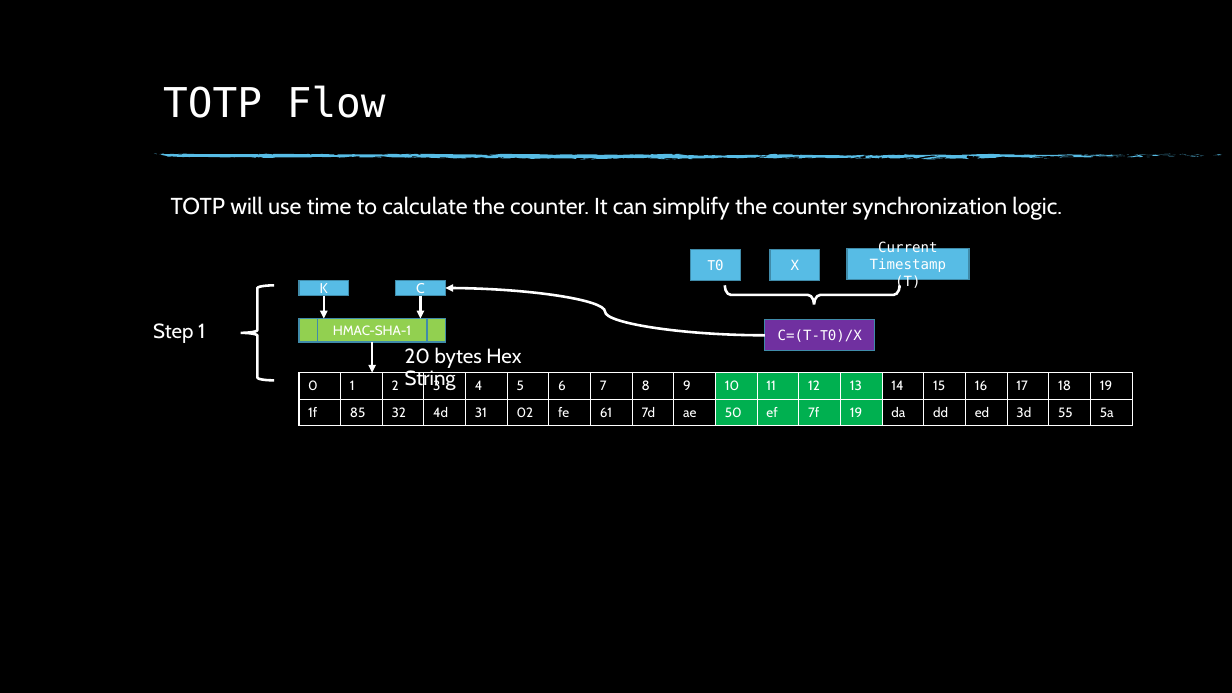
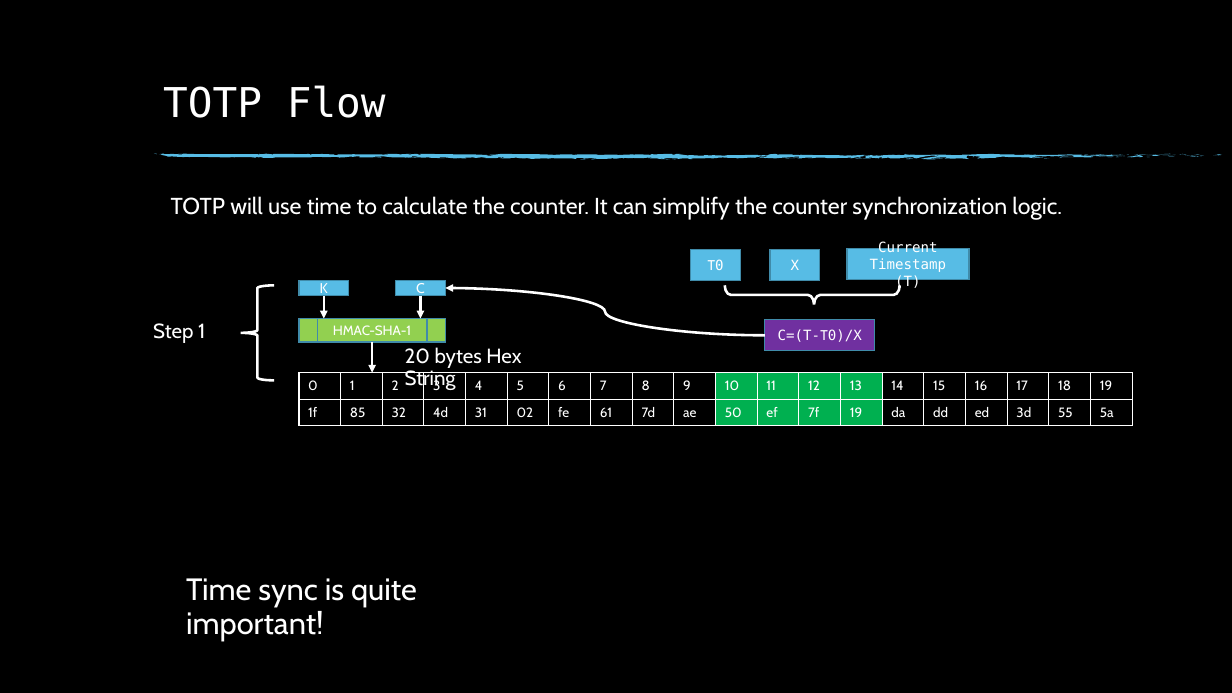
Before and after one commit to BlackUmbrella/alien, a slide deck: slide 11 of Google Authenticator.pptx (slide 9 before the commit). Drawn at 1232x693 pixels with LibreOffice and Linux fonts; fonts in the diff are those of the drawing; background and template pictures are left out. Boxes give left, top, right and bottom in pixels: in the first picture for what was removed or moved away, otherwise in the second. Text is boxed around its words. In the diff, an @@ line names an element or a change of style, - is before the commit and + after.

```diff
--- a/Google Authenticator.pptx
+++ b/Google Authenticator.pptx
@@ text added at bbox=[186, 578, 417, 640], 24 pt, text #FFFFFF @@
+Time sync is quite important!
```
Also in this commit, not shown: 3 other slides changed, 3 slides added.
